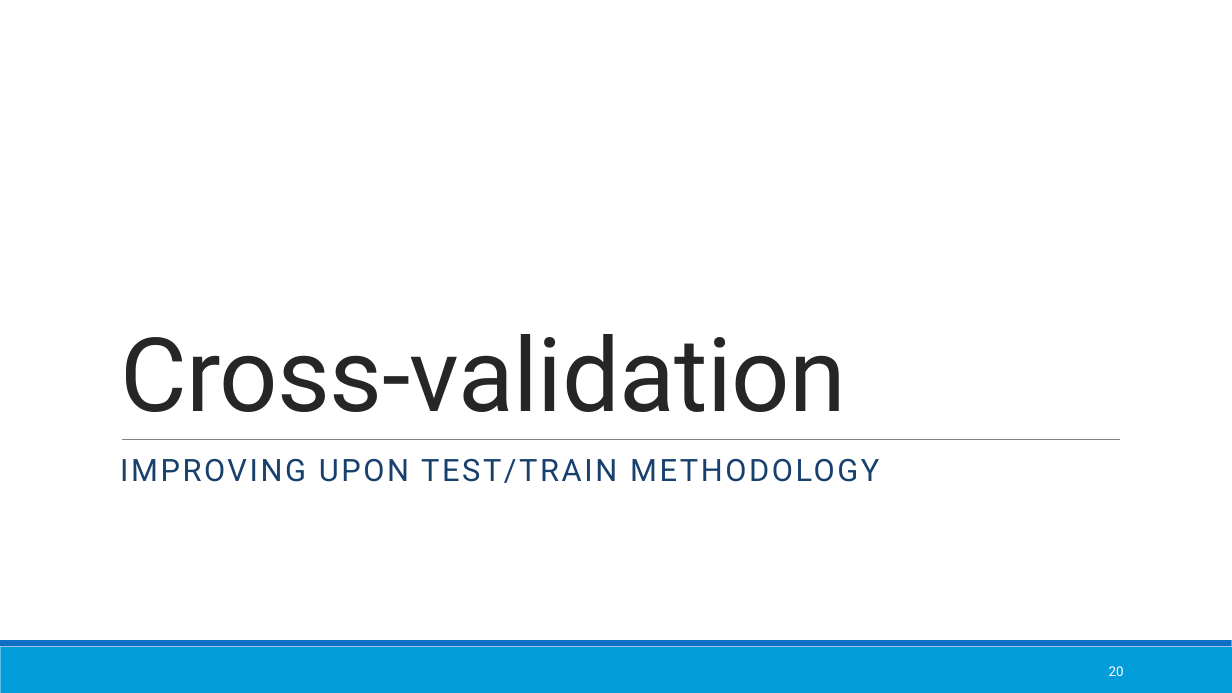
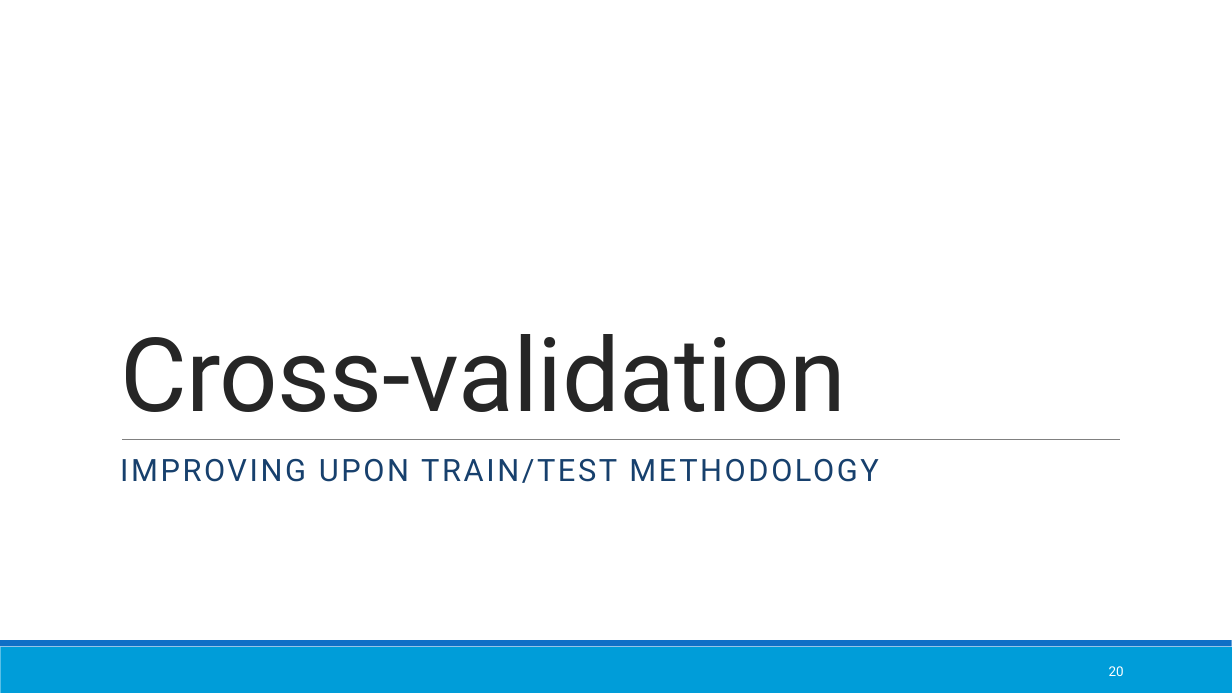
Before and after one commit to champasaigal/Data-Science-Class-Clone-Final, a slide deck: slide 20 of Session_07_FeatureEngineering_and_CrossValidation/Session7_FeatureEngineering_CrossValidation.pptx. Drawn at 1232x693 pixels with LibreOffice and Linux fonts; fonts in the diff are those of the drawing. Boxes give left, top, right and bottom in pixels: in the first picture for what was removed or moved away, otherwise in the second. Text is boxed around its words. In the diff, an @@ line names an element or a change of style, - is before the commit and + after.

```diff
--- a/Session_07_FeatureEngineering_and_CrossValidation/Session7_FeatureEngineering_CrossValidation.pptx
+++ b/Session_07_FeatureEngineering_and_CrossValidation/Session7_FeatureEngineering_CrossValidation.pptx
@@ text at box(120, 458, 879, 483): text changed @@
-IMPROVING UPON TEST/TRAIN METHODOLOGY
+IMPROVING UPON TRAIN/TEST METHODOLOGY
```
Also in this commit, not shown: 2 other slides changed, 2 other files.
